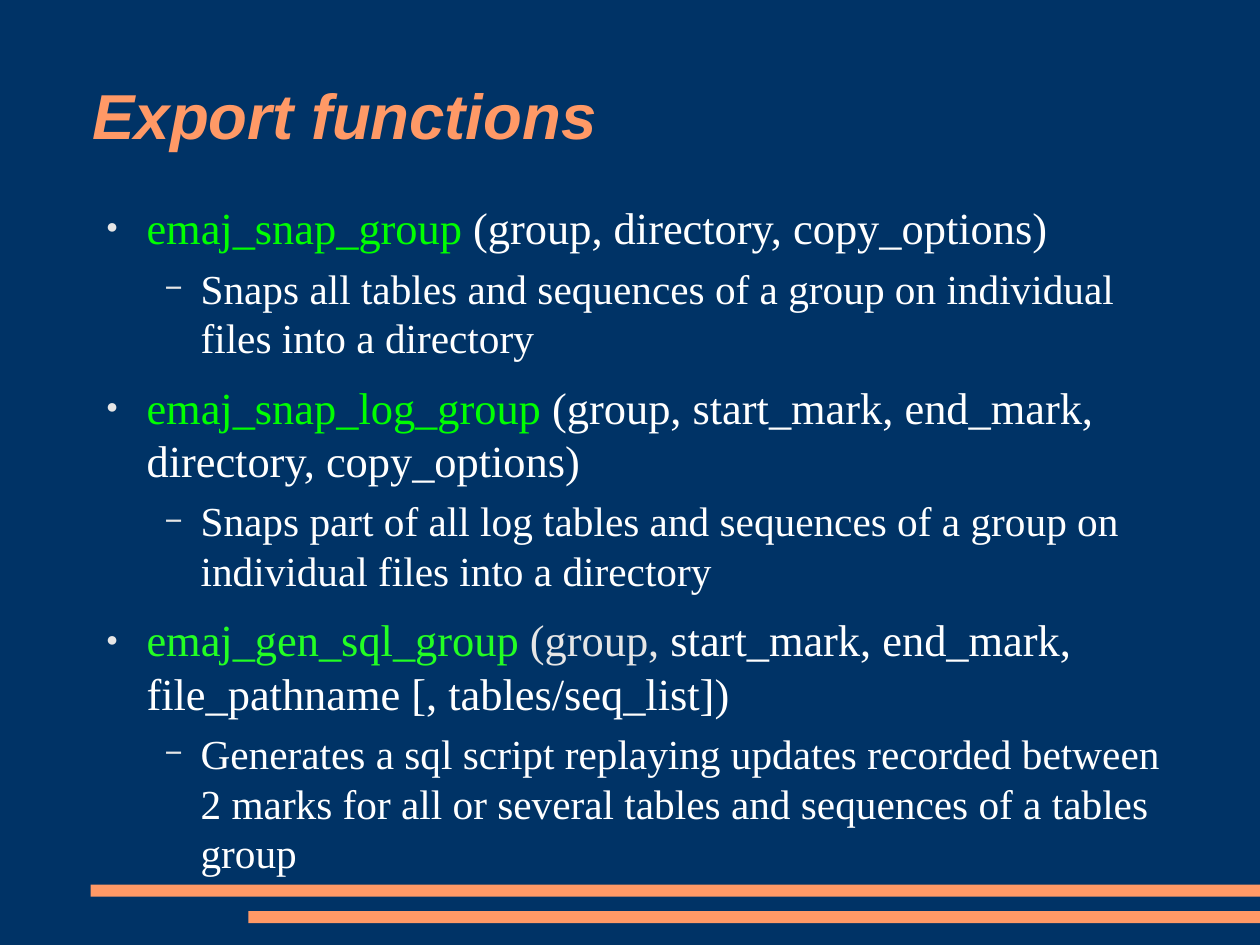
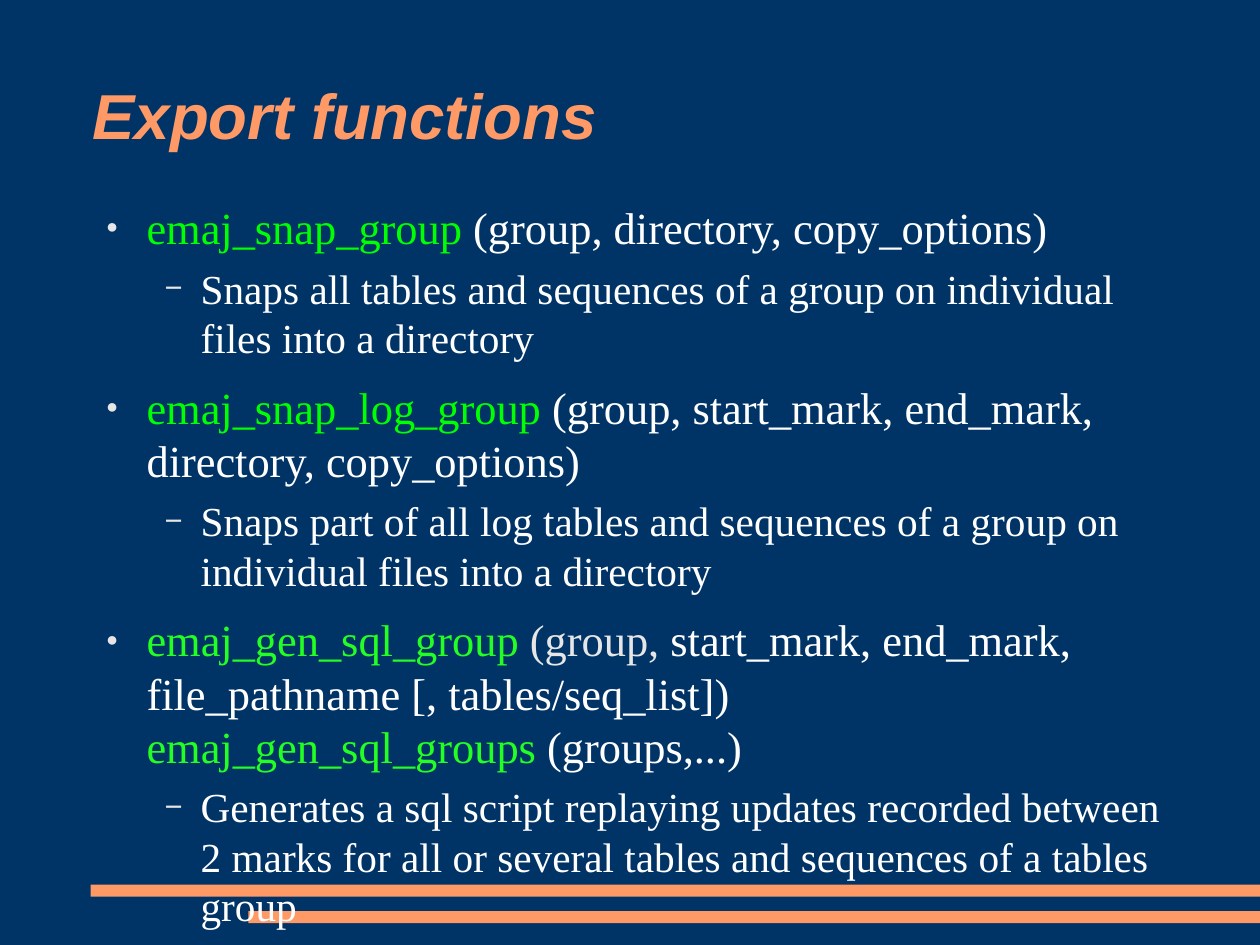
Before and after one commit to beaud76/emaj_doc, a slide deck: slide 28 of Emaj_pres_en.odp. Drawn at 1260x945 pixels with LibreOffice and Linux fonts; fonts in the diff are those of the drawing. Boxes give left, top, right and bottom in pixels: in the first picture for what was removed or moved away, otherwise in the second. Text is boxed around its words. In the diff, an @@ line names an element or a change of style, - is before the commit and + after.

```diff
--- a/Emaj_pres_en.odp
+++ b/Emaj_pres_en.odp
@@ text at <box>147,625,1071,772</box>: text changed @@
-● emaj_gen_sql_group (group, start_mark, end_mark, file_pathname [, tables/seq_list])
+● emaj_gen_sql_group (group, start_mark, end_mark, file_pathname [, tables/seq_list])
+  emaj_gen_sql_groups (groups,...)
```
Also in this commit, not shown: 7 other slides changed, 3 other files.
